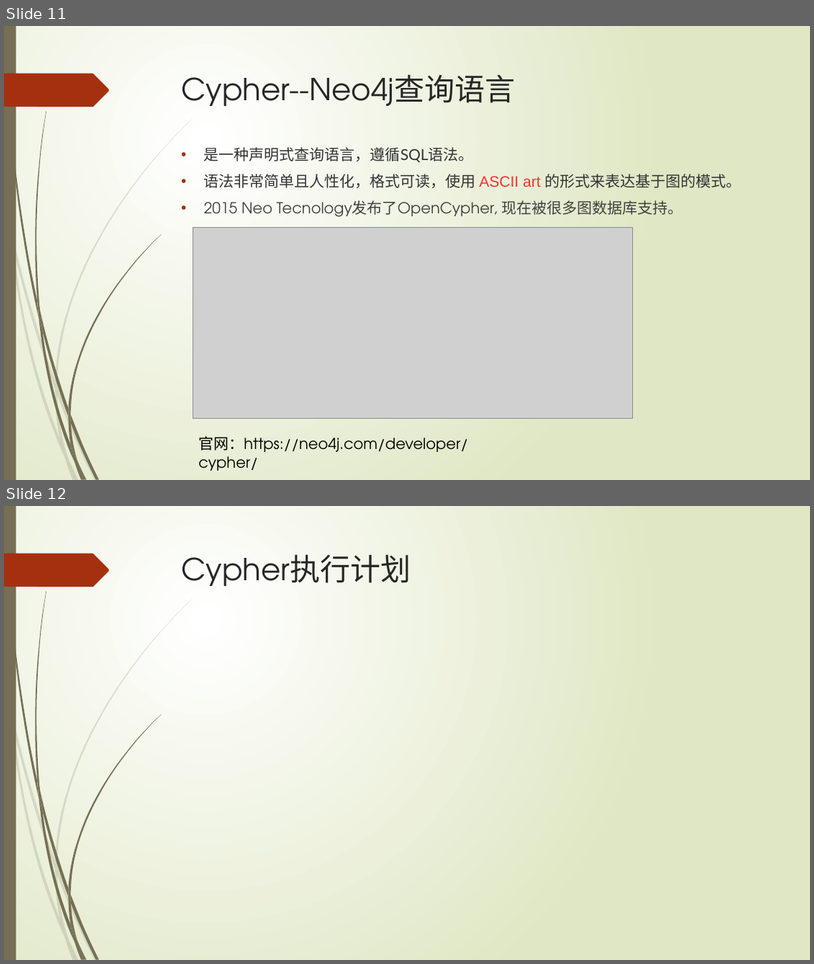
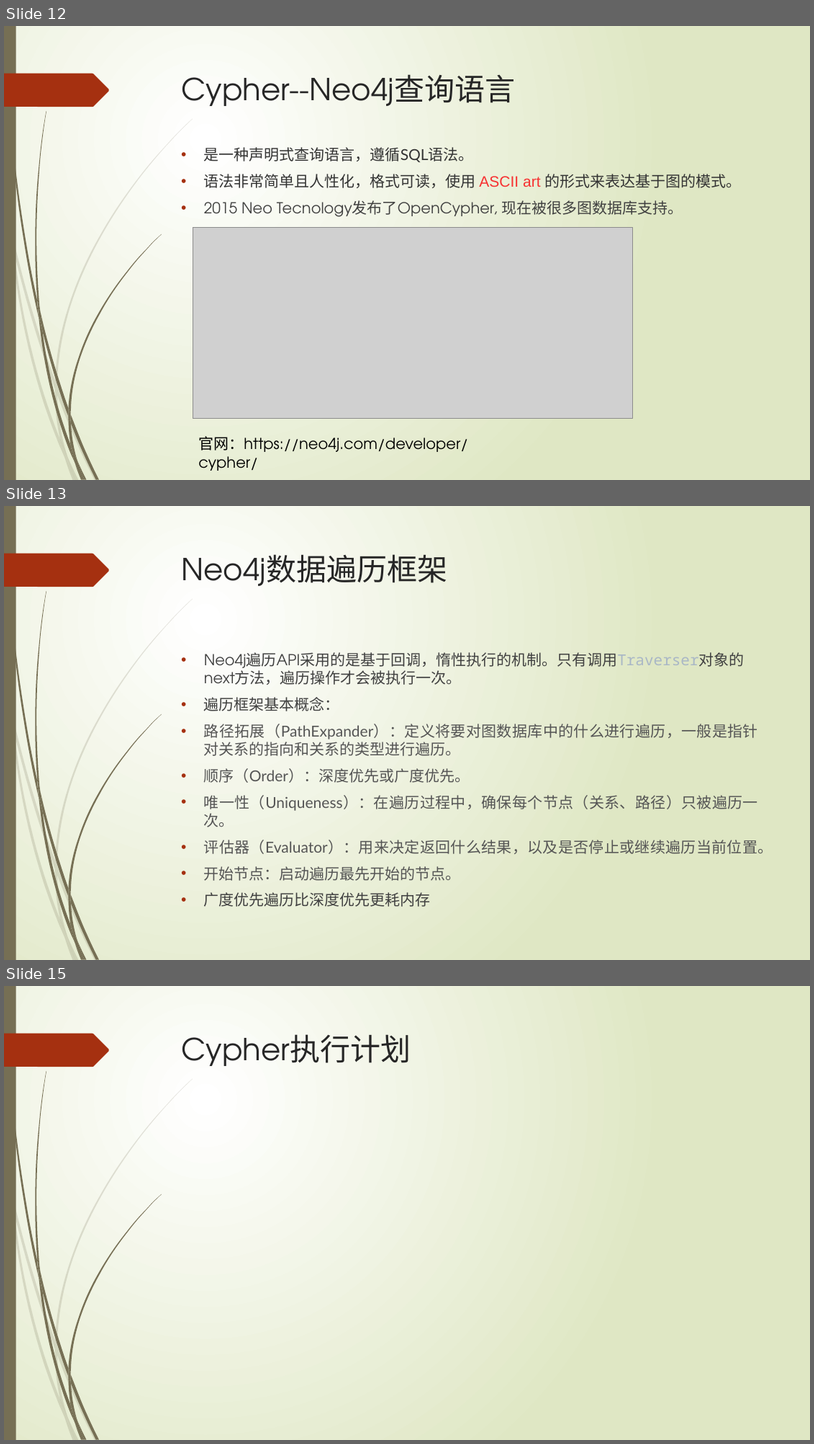
Before and after one commit to xljnc/thor, a slide deck: doc/Neo4j简介.pptx. Shown one above the other, each under a label of ours: slides 11 and 12 before the commit, slides 12, 13 and 15 after it; the slides between them are not shown. The pictures are 814x964 and 814x1444 pixels, drawn with LibreOffice and Linux fonts; fonts in the diff are those of the drawing; grey boxes stand for pictures. Boxes give left, top, right and bottom in pixels: in the first picture for what was removed or moved away, otherwise in the second. Text is boxed around its words. In the diff, an @@ line names an element or a change of style, - is before the commit and + after.

```diff
--- a/doc/Neo4j简介.pptx
+++ b/doc/Neo4j简介.pptx
@@ slide 13 added at [4, 506, 810, 960], background gradient #FFFFFF to #DFE8C4; not listed: 24 template elements that a slide beside it also shows @@
@@ title added at [182, 554, 448, 586], 36 pt, text #262626 @@
+Neo4j数据遍历框架
@@ text added at [204, 649, 774, 906], 18 pt, text #555555 @@
+• Neo4j遍历API采用的是基于回调，惰性执行的机制。只有调用Traverser对象的next方法，遍历操作才会被执行一次。
+• 遍历框架基本概念：
+• 路径拓展（PathExpander）：定义将要对图数据库中的什么进行遍历，一般是指针对关系的指向和关系的类型进行遍历。
+• 顺序（Order）：深度优先或广度优先。
+• 唯一性（Uniqueness）：在遍历过程中，确保每个节点（关系、路径）只被遍历一次。
+• 评估器（Evaluator）：用来决定返回什么结果，以及是否停止或继续遍历当前位置。
+• 开始节点：启动遍历最先开始的节点。
+• 广度优先遍历比深度优先更耗内存
@@ what was slide 11 is now slide 12 @@
@@ what was slide 12 is now slide 15 @@
```
Also in this commit, not shown: 2 other slides added.
